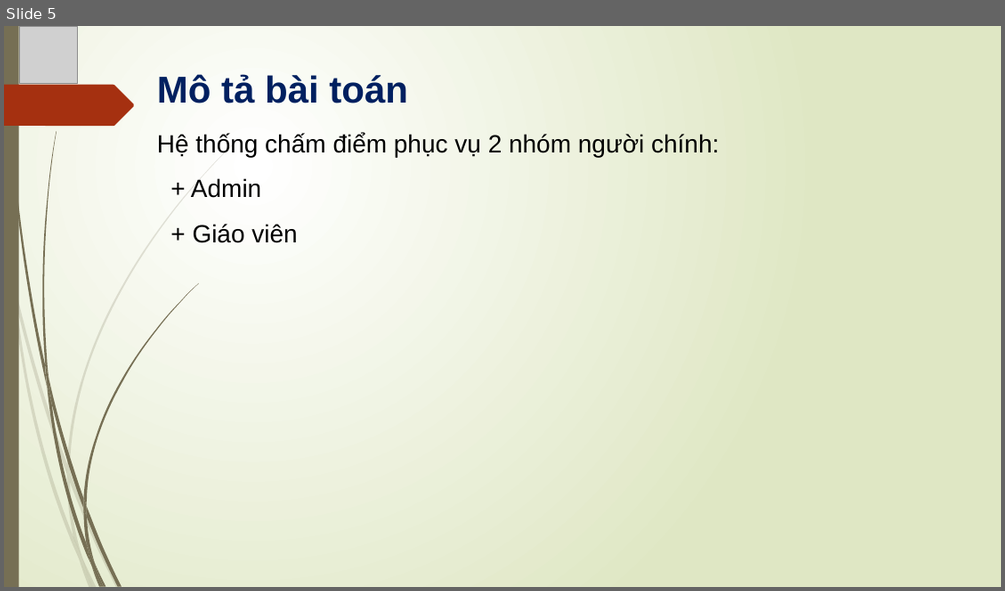
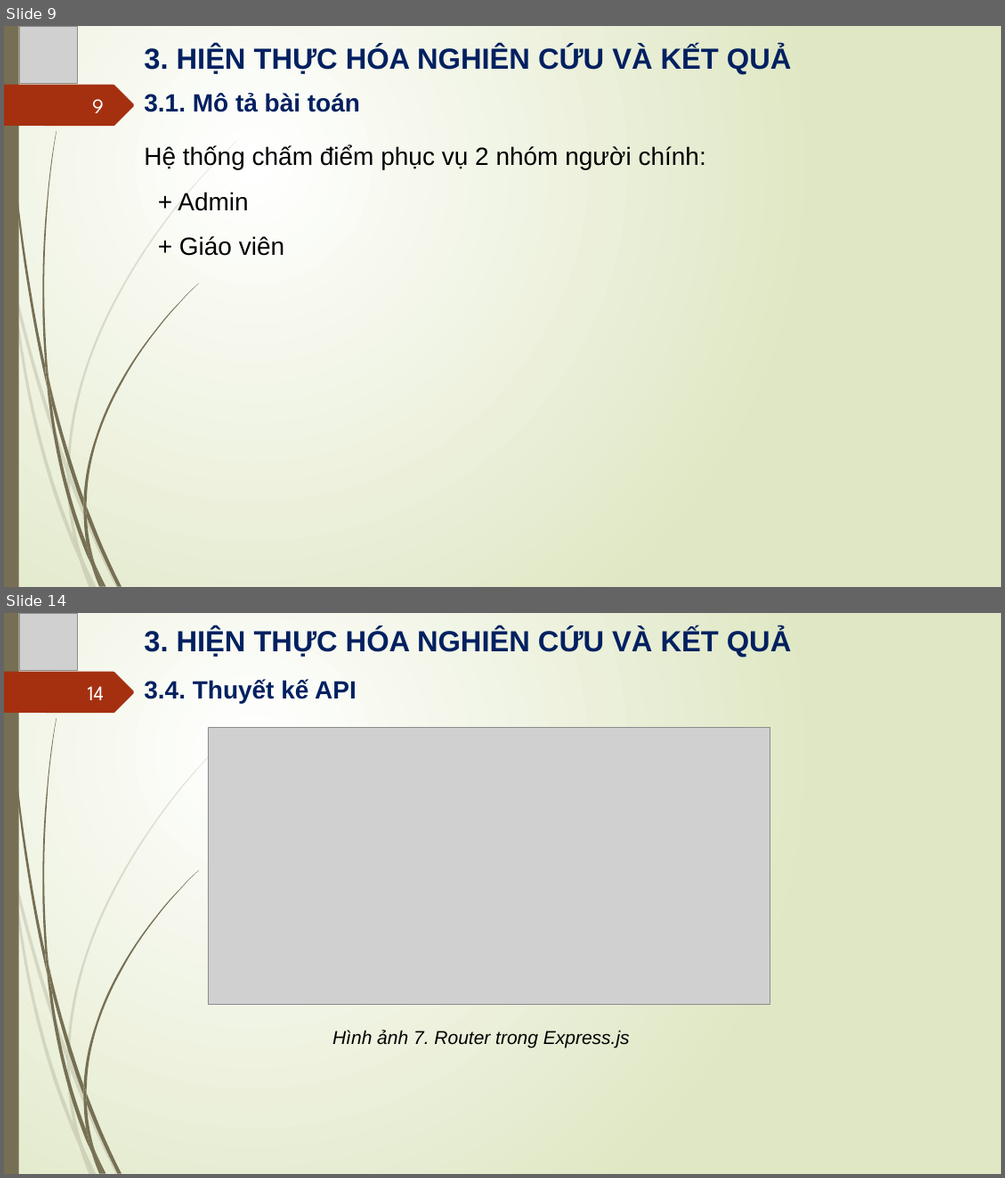
Before and after one commit to thaihunghung/tn-da20ttb-110120031-tranthaihung-xdapivhtcdttcdasvcntt, a slide deck: docs/XAYDUNGAPIVAHE_THONGCHAMDIEM.pptx. Shown one above the other, each under a label of ours: slide 5 before the commit, slides 9 and 14 after it; the slides between them are not shown. The pictures are 1005x591 and 1005x1178 pixels, drawn with LibreOffice and Linux fonts; fonts in the diff are those of the drawing; grey boxes stand for pictures. Boxes give left, top, right and bottom in pixels: in the first picture for what was removed or moved away, otherwise in the second. Text is boxed around its words. In the diff, an @@ line names an element or a change of style, - is before the commit and + after.

```diff
--- a/docs/XAYDUNGAPIVAHE_THONGCHAMDIEM.pptx
+++ b/docs/XAYDUNGAPIVAHE_THONGCHAMDIEM.pptx
@@ slide 14 added at (4,613,1001,1174), background gradient #FFFFFF to #DFE8C4; not listed: 24 template elements that a slide beside it also shows @@
@@ picture added at (20,613,77,671) @@
@@ text added at (144,628,792,657), 28 pt, text #002060, bold @@
+3. HIỆN THỰC HÓA NGHIÊN CỨU VÀ KẾT QUẢ
@@ page number added at (88,686,104,700), 20 pt, text #FEFFFF @@
+14
@@ text added at (144,679,356,703), 24 pt, text #002060, bold @@
+3.4. Thuyết kế API
@@ picture added at (208,728,770,1004) @@
@@ text added at (332,1030,630,1047), 18 pt, text #000000, italic @@
+Hình ảnh 7. Router trong Express.js
@@ what was slide 5 is now slide 9 @@
@@ slide 9 changed as well @@
@@ text added at (144,46,792,74), 28 pt, text #002060, bold @@
+3. HIỆN THỰC HÓA NGHIÊN CỨU VÀ KẾT QUẢ
@@ page number added at (92,99,104,113), 20 pt, text #FEFFFF @@
+9
@@ text at (144,93,360,112): text changed; size 36 to 24 pt @@
-Mô tả bài toán
+3.1. Mô tả bài toán
@@ text "Hệ thống chấm điểm phục ...": place and size @@
-text "Hệ thống chấm điểm phục ..." at (157,133,719,243)
+text "Hệ thống chấm điểm phục ..." at (144,145,706,256)
```
Also in this commit, not shown: 13 other slides changed, 6 other slides added, 6 slides removed, 12 other files.
